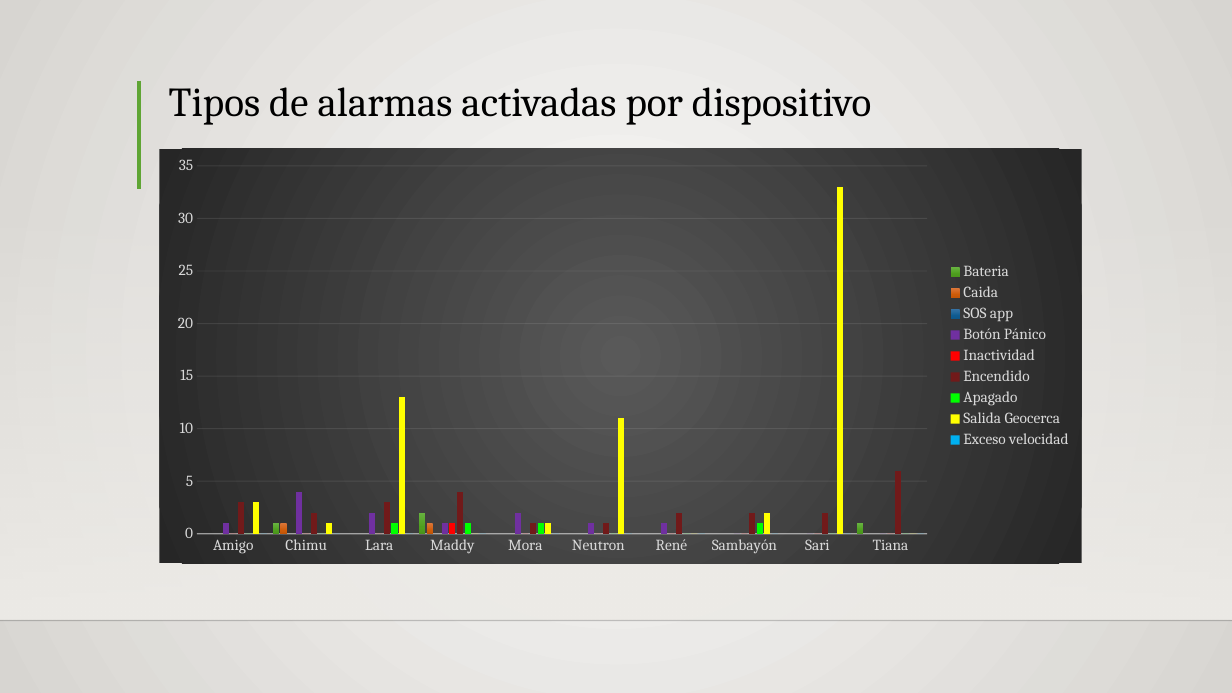
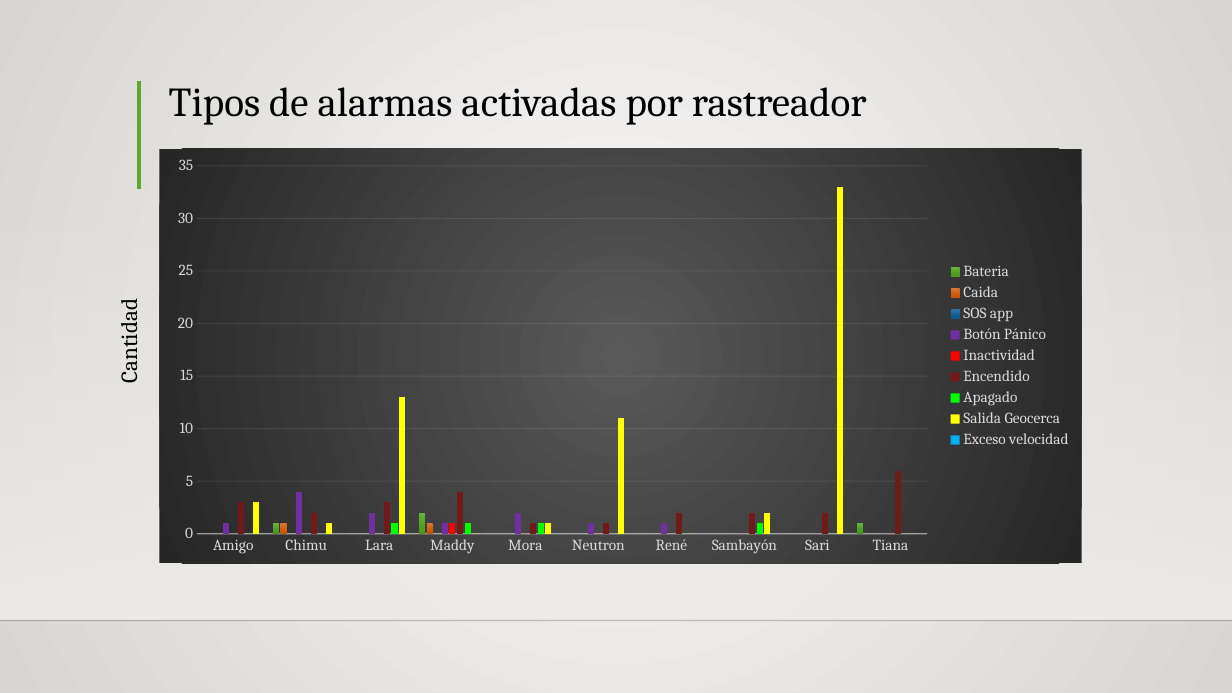
Before and after one commit to Siriusg2/resumenipa, a slide deck: slide 3 of excel_reports/IPApresentacion.pptx. Drawn at 1232x693 pixels with LibreOffice and Linux fonts; fonts in the diff are those of the drawing; background and template pictures are left out. Boxes give left, top, right and bottom in pixels: in the first picture for what was removed or moved away, otherwise in the second. Text is boxed around its words. In the diff, an @@ line names an element or a change of style, - is before the commit and + after.

```diff
--- a/excel_reports/IPApresentacion.pptx
+++ b/excel_reports/IPApresentacion.pptx
@@ title at (x1=169, y1=87, x2=867, y2=125): text changed @@
-Tipos de alarmas activadas por dispositivo
+Tipos de alarmas activadas por rastreador
@@ text added at (x1=113, y1=307, x2=143, y2=382), 18 pt, text #000000 @@
+Cantidad
```
Also in this commit, not shown: 8 other slides changed, 4 other files.
